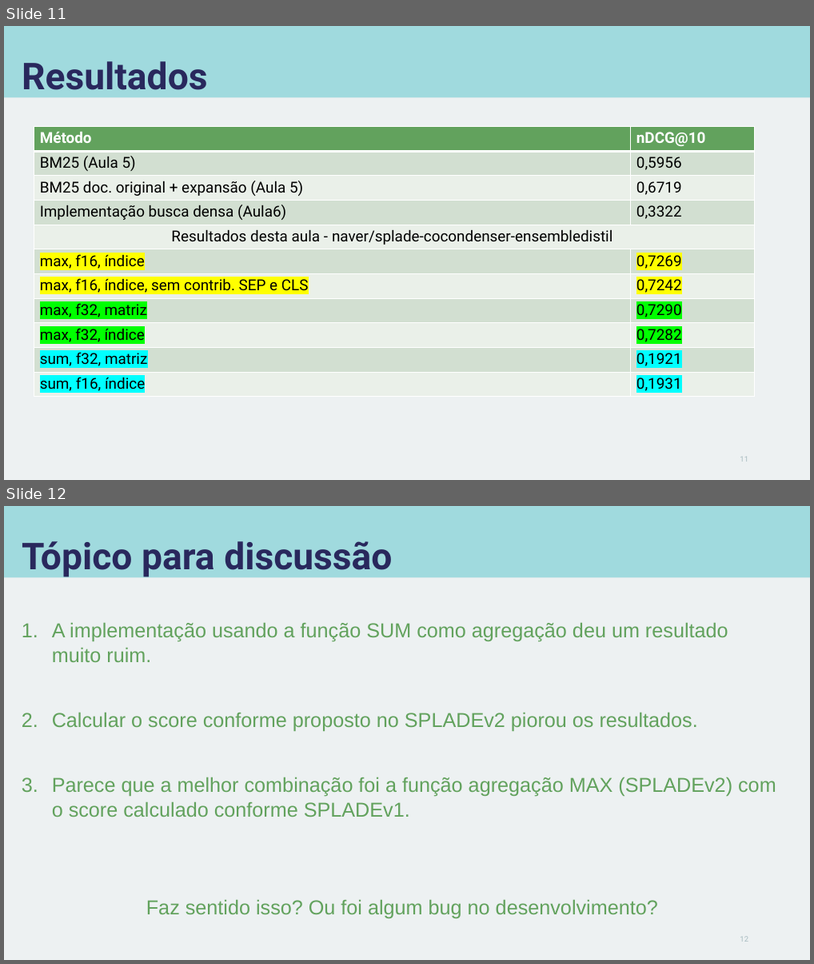
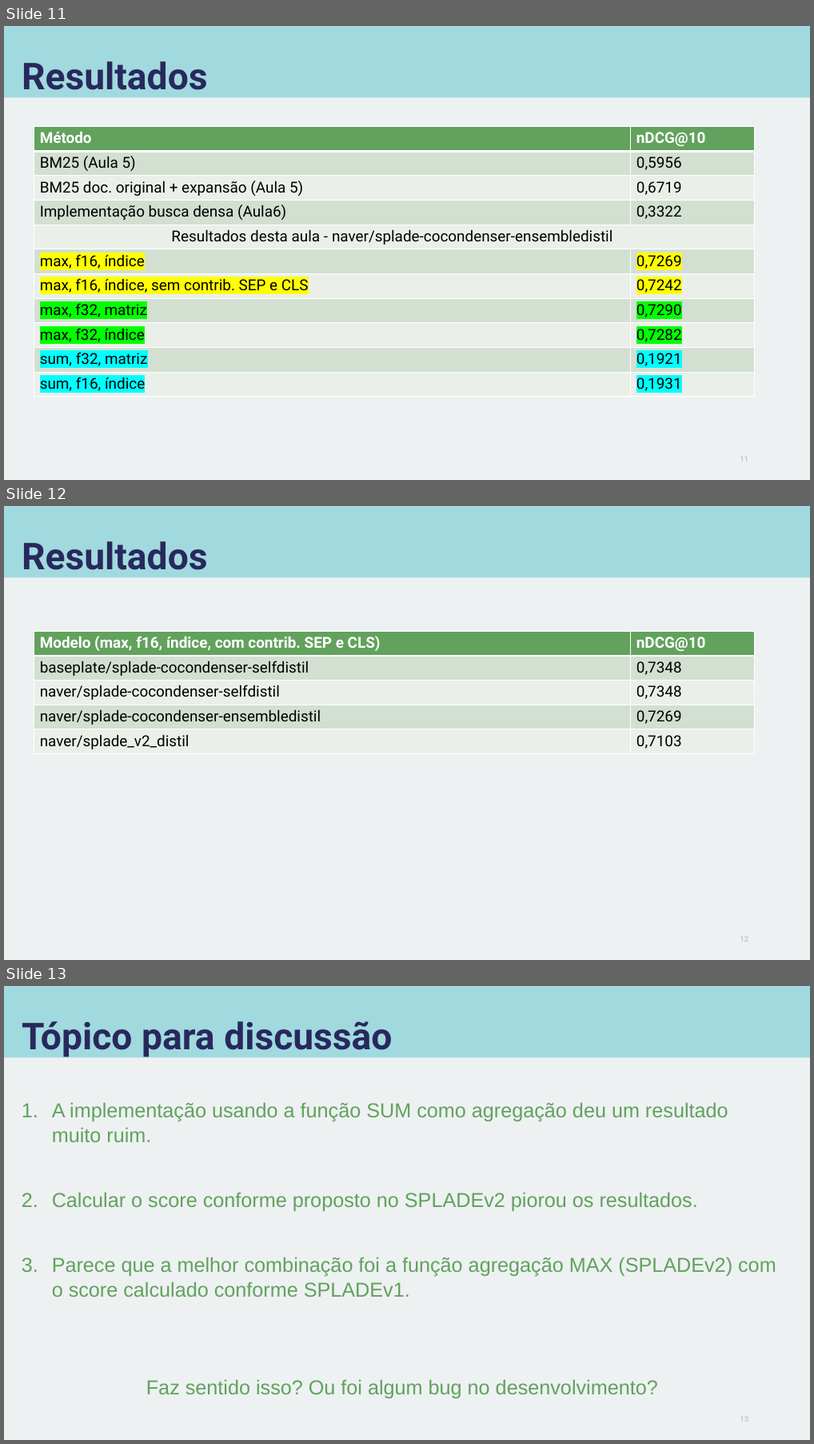
Before and after one commit to carisio/IA368-DD_deep_learning_busca, a slide deck: 7 - splade/notebook/apresentacao_splade.pptx. Shown one above the other, each under a label of ours: slides 11 and 12 before the commit, slides 11, 12 and 13 after it. The pictures are 814x964 and 814x1444 pixels, drawn with LibreOffice and Linux fonts; fonts in the diff are those of the drawing. Boxes give left, top, right and bottom in pixels: in the first picture for what was removed or moved away, otherwise in the second. Text is boxed around its words. In the diff, an @@ line names an element or a change of style, - is before the commit and + after.

Commit message:
Gerando mais alguns resultados para splade

```diff
--- a/7 - splade/notebook/apresentacao_splade.pptx
+++ b/7 - splade/notebook/apresentacao_splade.pptx
@@ slide 12 added at (x1=4, y1=506, x2=810, y2=960), background #EDF1F2; not listed: 1 template element that a slide beside it also shows @@
@@ title added at (x1=22, y1=541, x2=207, y2=578), 44 pt, text #29285D, bold @@
+Resultados
@@ table added at (x1=34, y1=632, x2=754, y2=754), 5 rows, 2 columns @@
+Modelo (max, f16, índice, com contrib. SEP e CLS) | nDCG@10
+baseplate/splade-cocondenser-selfdistil | 0,7348
+naver/splade-cocondenser-selfdistil | 0,7348
+naver/splade-cocondenser-ensembledistil | 0,7269
+naver/splade_v2_distil | 0,7103
@@ page number added at (x1=740, y1=936, x2=749, y2=941), 9 pt, text #A7BBC0 @@
+12
@@ what was slide 12 is now slide 13 @@
```
Also in this commit, not shown: 1 slide changed, 2 other files.
